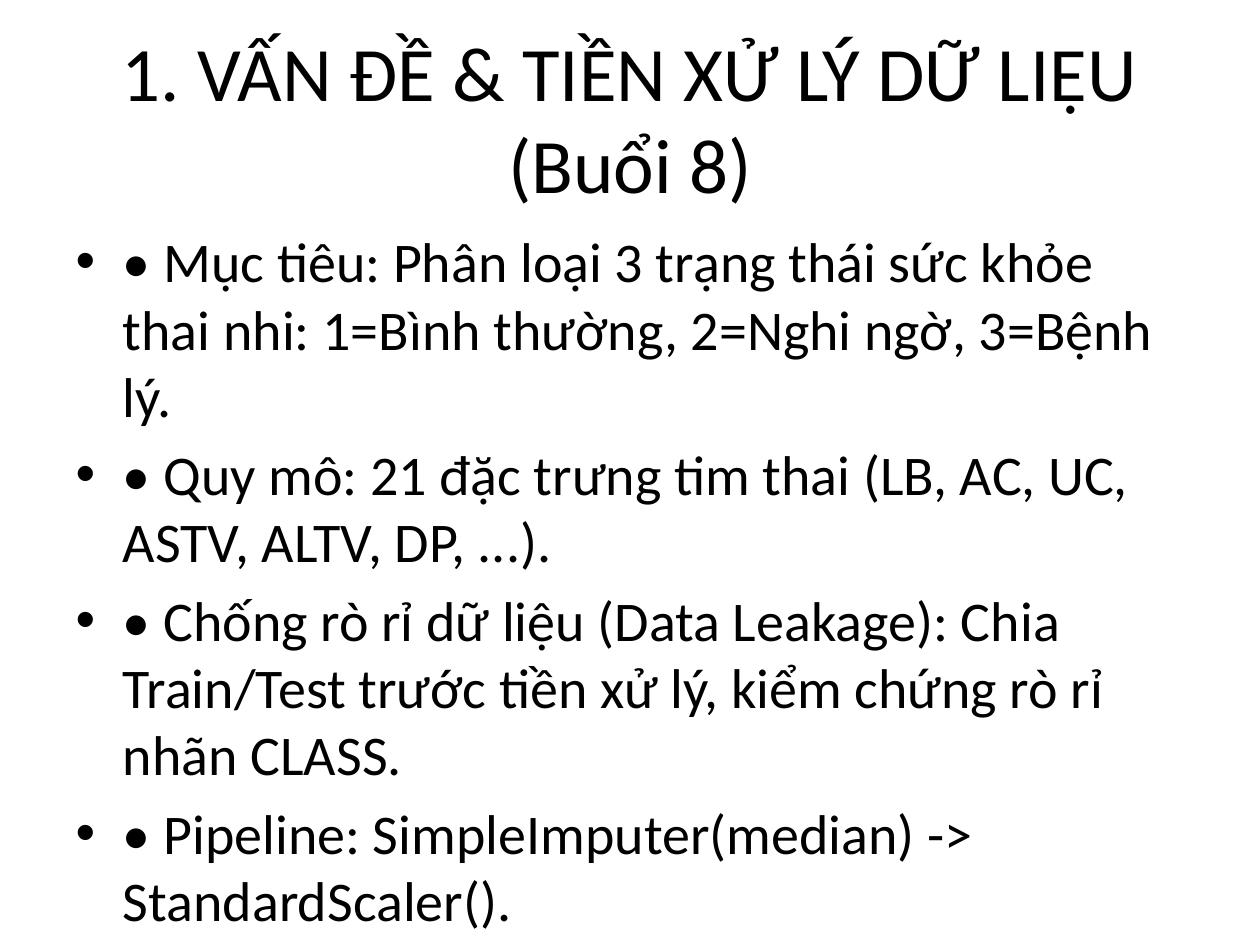
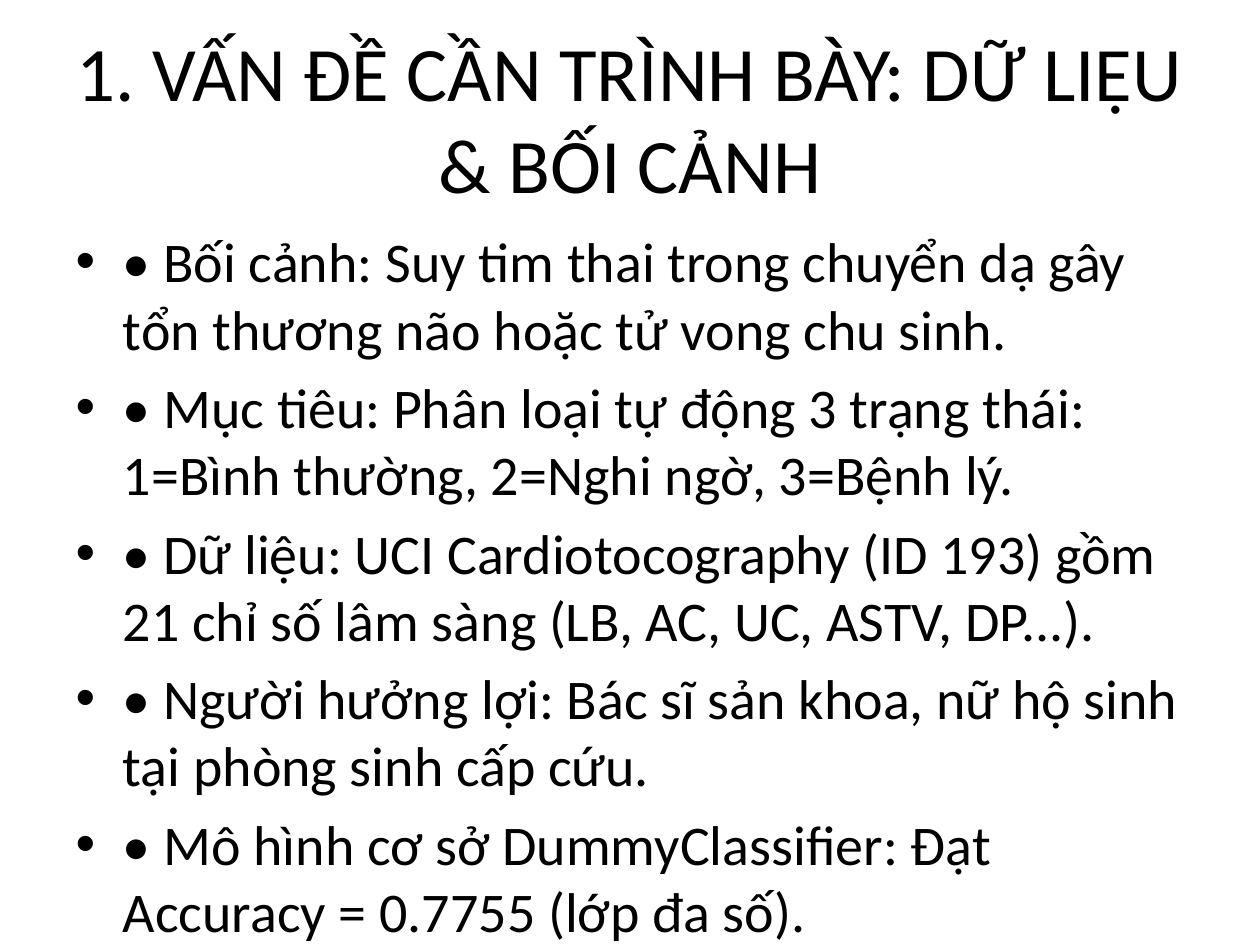
Before and after one commit to Escanor292/caimo, a slide deck: slide 4 of DT69_123000609_SlideThuyetTrinh.pptx (slide 3 before the commit). Drawn at 1260x945 pixels with LibreOffice and Linux fonts; fonts in the diff are those of the drawing. Boxes give left, top, right and bottom in pixels: in the first picture for what was removed or moved away, otherwise in the second. Text is boxed around its words. In the diff, an @@ line names an element or a change of style, - is before the commit and + after.

```diff
--- a/DT69_123000609_SlideThuyetTrinh.pptx
+++ b/DT69_123000609_SlideThuyetTrinh.pptx
@@ title at (76,37,1182,194): text changed @@
-1. VẤN ĐỀ & TIỀN XỬ LÝ DỮ LIỆU (Buổi 8)
+1. VẤN ĐỀ CẦN TRÌNH BÀY: DỮ LIỆU & BỐI CẢNH
@@ text at (123,238,1178,874): text changed @@
-• • Mục tiêu: Phân loại 3 trạng thái sức khỏe thai nhi: 1=Bình thường, 2=Nghi ngờ, 3=Bệnh lý.
-• • Quy mô: 21 đặc trưng tim thai (LB, AC, UC, ASTV, ALTV, DP, ...).
-• • Chống rò rỉ dữ liệu (Data Leakage): Chia Train/Test trước tiền xử lý, kiểm chứng rò rỉ nhãn CLASS.
-• • Pipeline: SimpleImputer(median) -> StandardScaler().
-• • Baseline DummyClassifier: Accuracy = 0.7755.
+• • Bối cảnh: Suy tim thai trong chuyển dạ gây tổn thương não hoặc tử vong chu sinh.
+• • Mục tiêu: Phân loại tự động 3 trạng thái: 1=Bình thường, 2=Nghi ngờ, 3=Bệnh lý.
+• • Dữ liệu: UCI Cardiotocography (ID 193) gồm 21 chỉ số lâm sàng (LB, AC, UC, ASTV, DP...).
+• • Người hưởng lợi: Bác sĩ sản khoa, nữ hộ sinh tại phòng sinh cấp cứu.
+• • Mô hình cơ sở DummyClassifier: Đạt Accuracy = 0.7755 (lớp đa số).
```
Also in this commit, not shown: 5 other slides changed, 9 slides added, 4 slides removed, 3 other files.
